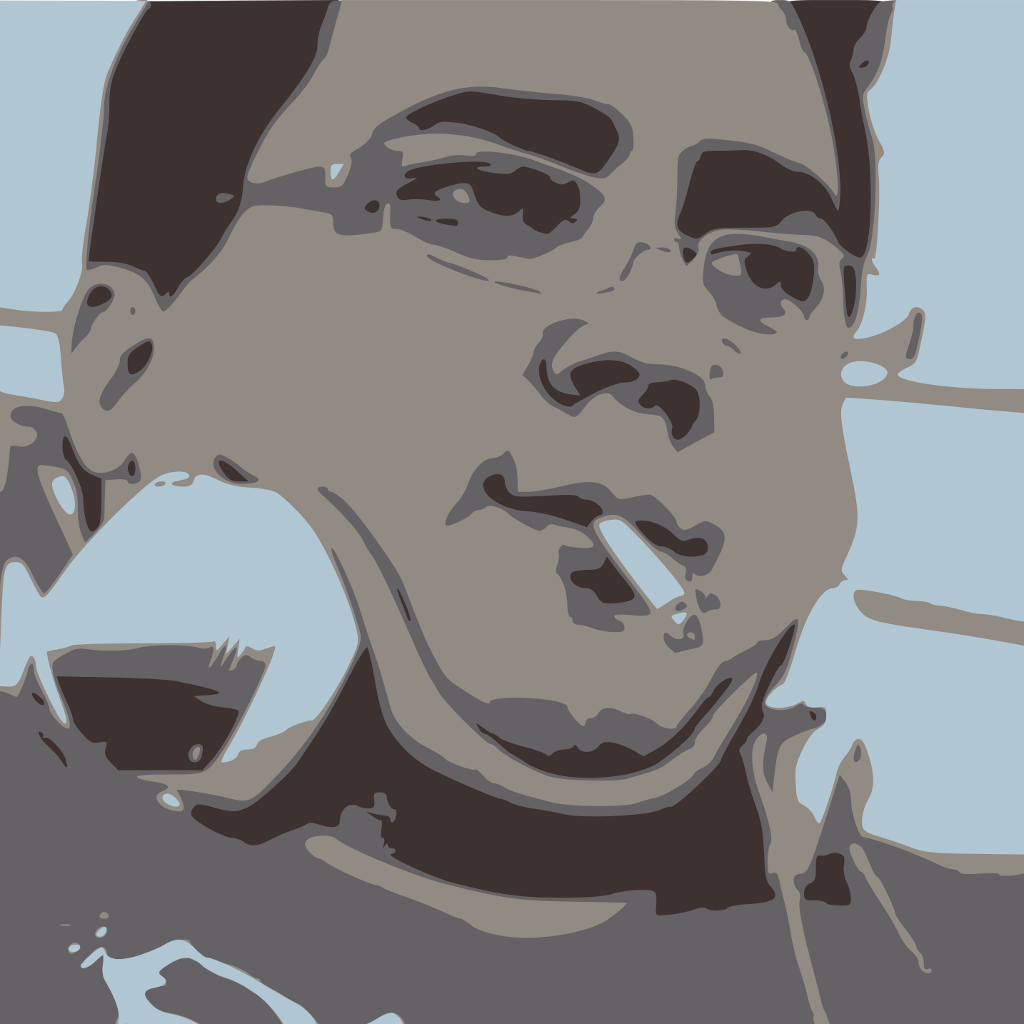
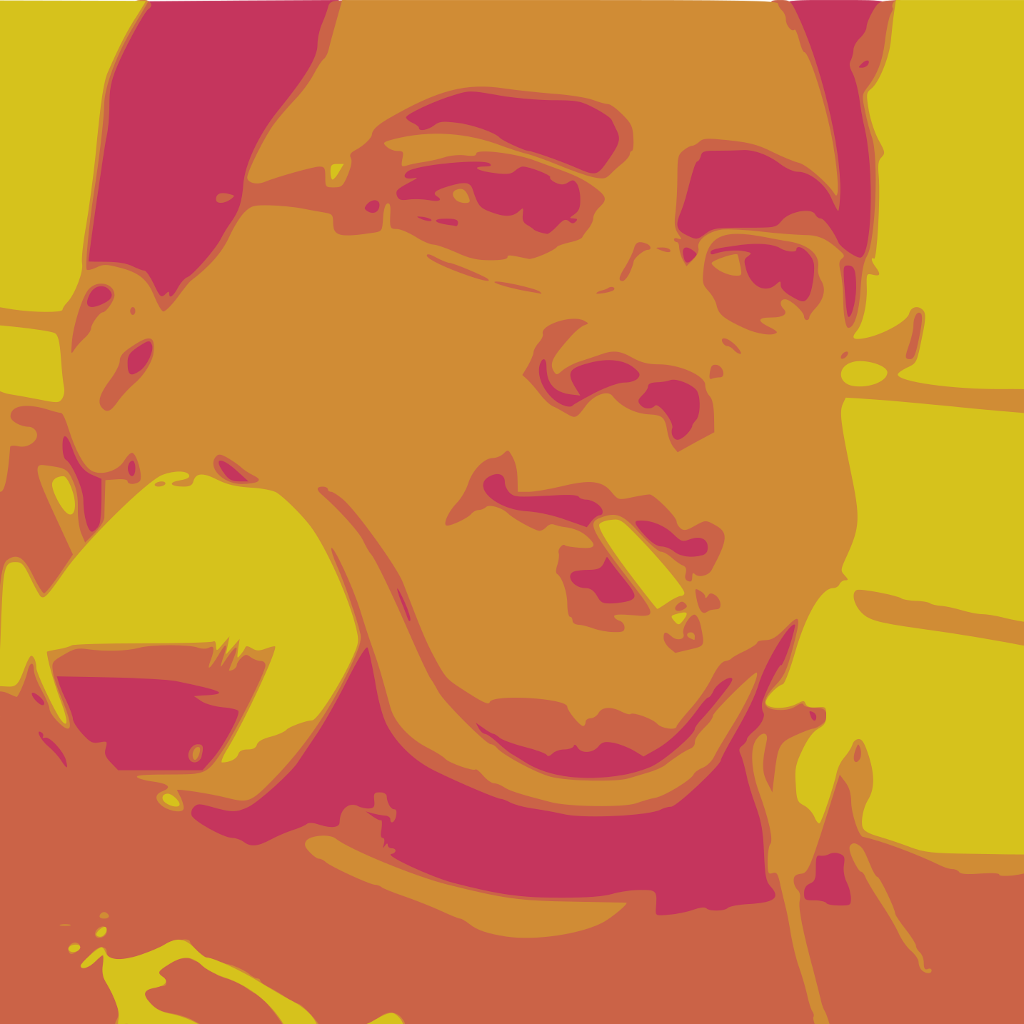
Before/after of a 1024x1024 layered artwork. What changed in the layer stack:
added layer "Visible" above "dj.svg" over (0, 0, 1024, 1024)
hid "dj.svg" over (0, 0, 1024, 1024)
